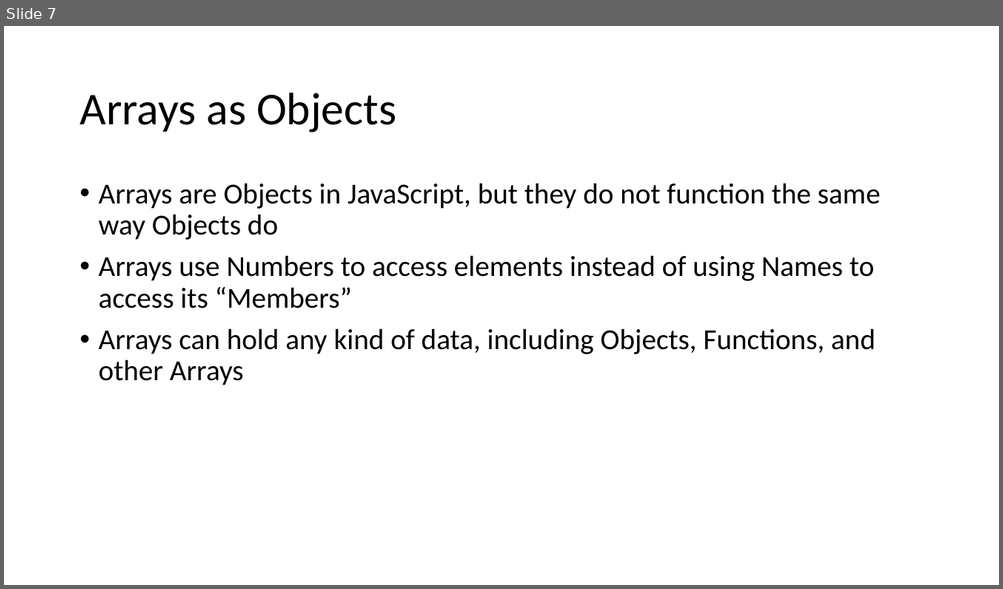
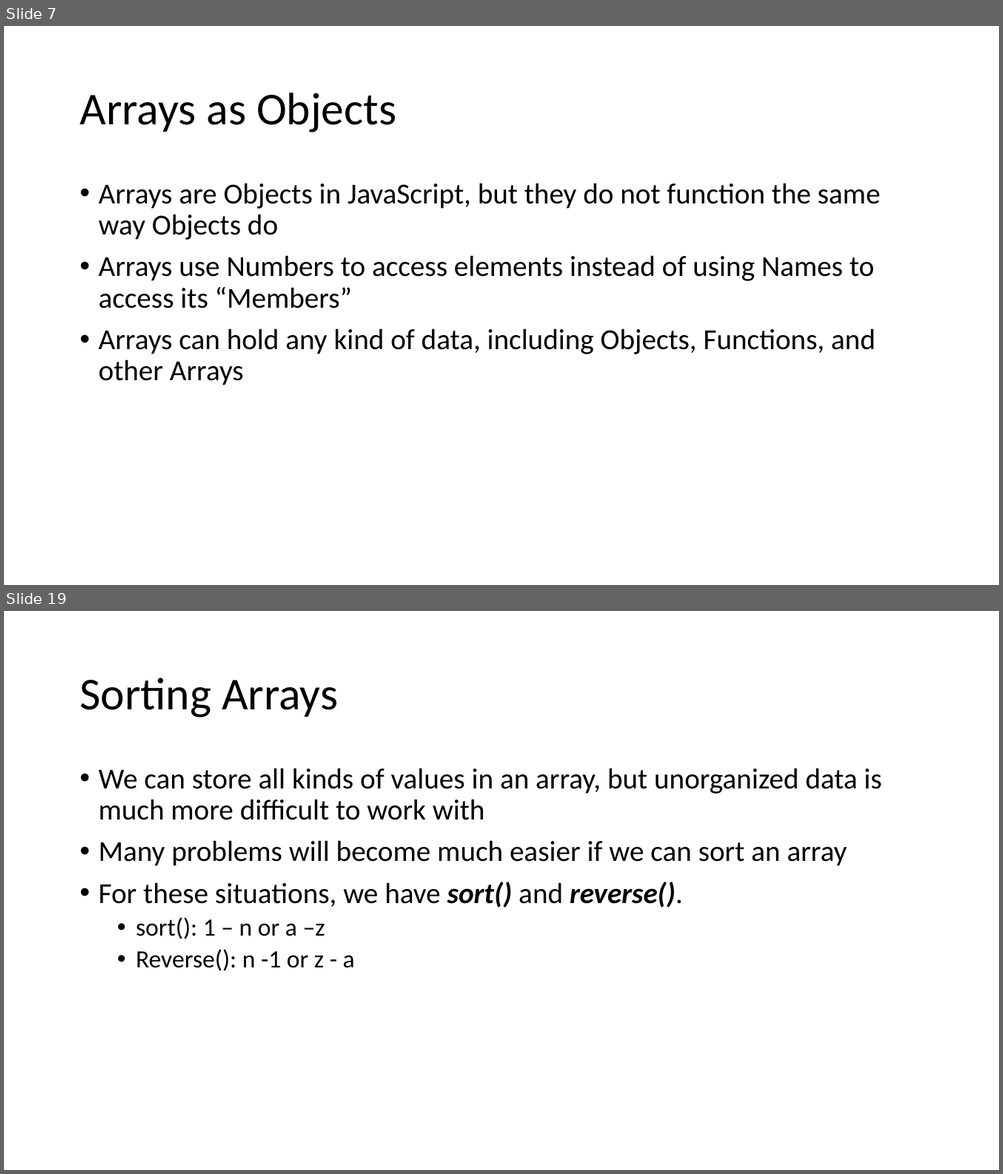
Before and after one commit to YWCANWIL-TechLab/Module4-DataTypes-Day1, a slide deck: Arrays.pptx. Shown one above the other, each under a label of ours: slide 7 before the commit, slides 7 and 19 after it; the slides between them are not shown. The pictures are 1003x589 and 1003x1174 pixels, drawn with LibreOffice and Linux fonts; fonts in the diff are those of the drawing. Boxes give left, top, right and bottom in pixels: in the first picture for what was removed or moved away, otherwise in the second. Text is boxed around its words. In the diff, an @@ line names an element or a change of style, - is before the commit and + after.

```diff
--- a/Arrays.pptx
+++ b/Arrays.pptx
@@ slide 19 added at bbox=[4, 611, 999, 1170], background #FFFFFF @@
@@ title added at bbox=[79, 678, 338, 718], 44 pt, text #000000 @@
+Sorting Arrays
@@ text added at bbox=[99, 768, 882, 971], 28 pt, text #000000 @@
+• We can store all kinds of values in an array, but unorganized data is much more difficult to work with
+• Many problems will become much easier if we can sort an array
+• For these situations, we have sort() and reverse().
+  • sort(): 1 – n or a –z
+  • Reverse(): n -1 or z - a
```
Also in this commit, not shown: 1 slide changed, 11 other slides added.
